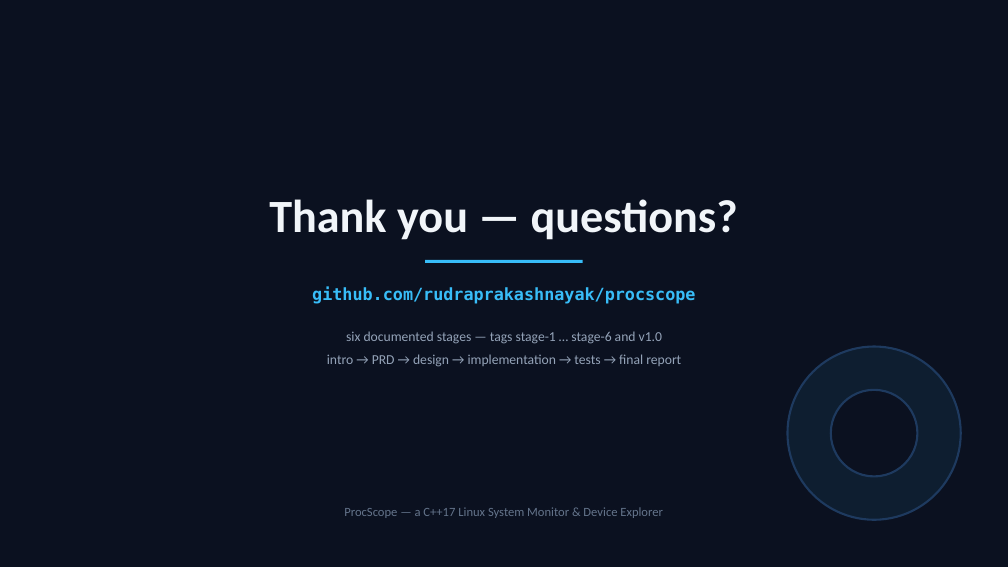
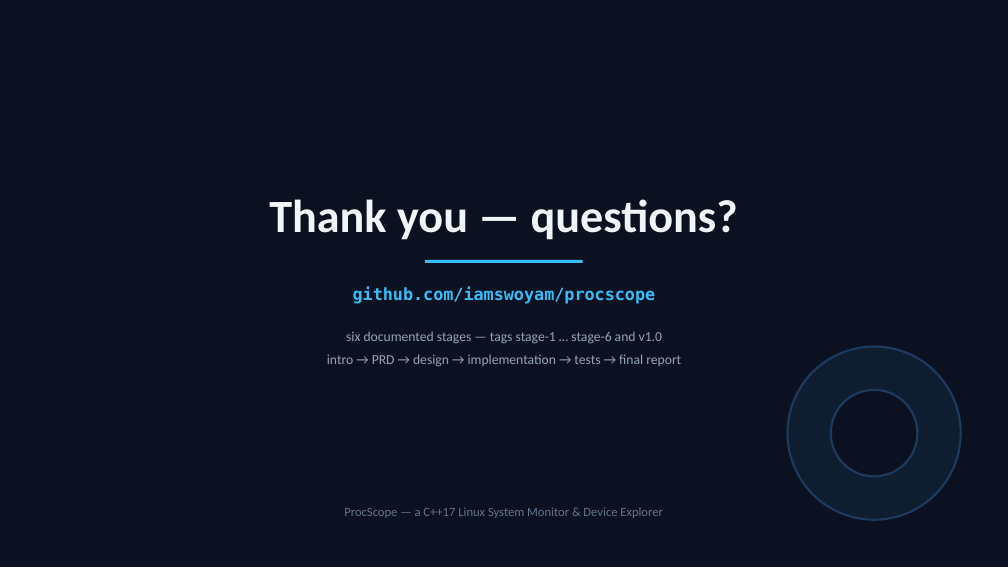
Before and after one commit to iamswoyam/procscope, a slide deck: slide 11 of docs/ProcScope-Interview-Deck.pptx. Drawn at 1008x567 pixels with LibreOffice and Linux fonts; fonts in the diff are those of the drawing. Boxes give left, top, right and bottom in pixels: in the first picture for what was removed or moved away, otherwise in the second. Text is boxed around its words. In the diff, an @@ line names an element or a change of style, - is before the commit and + after.

```diff
--- a/docs/ProcScope-Interview-Deck.pptx
+++ b/docs/ProcScope-Interview-Deck.pptx
@@ text at <box>353,287,656,304</box>: text changed @@
-github.com/rudraprakashnayak/procscope
+github.com/iamswoyam/procscope
```
Also in this commit, not shown: 1 other slide changed.
